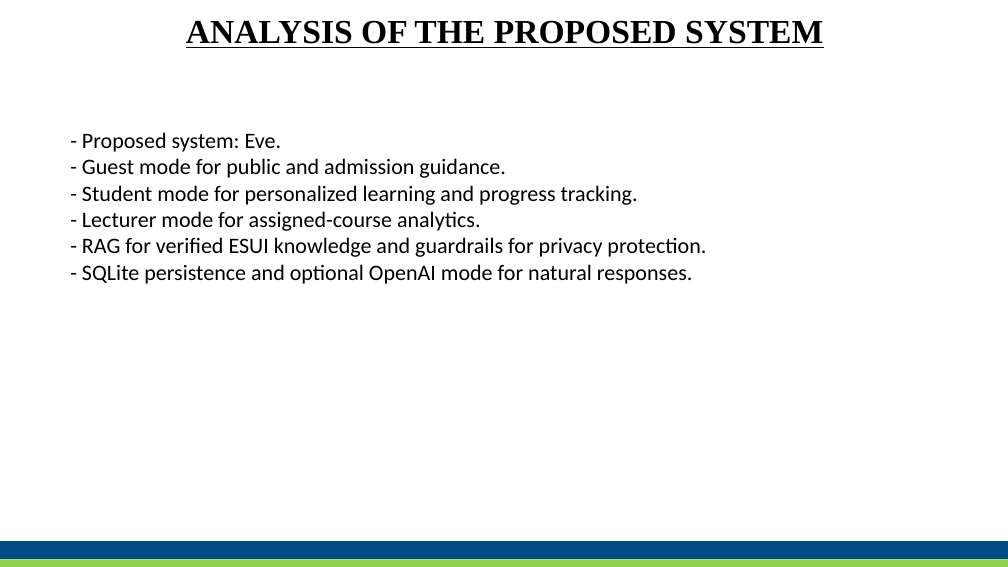
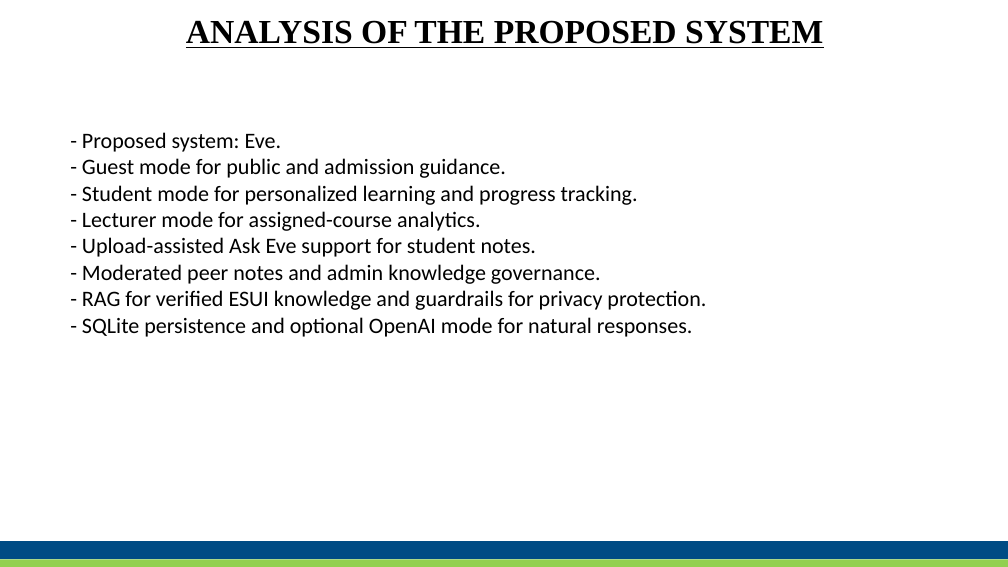
Before and after one commit to evieoshomahus-cloud/eve-esui-ai, a slide deck: slide 9 of project_docs/Eve_Defense_Presentation.pptx. Drawn at 1008x567 pixels with LibreOffice and Linux fonts; fonts in the diff are those of the drawing. Boxes give left, top, right and bottom in pixels: in the first picture for what was removed or moved away, otherwise in the second. Text is boxed around its words. In the diff, an @@ line names an element or a change of style, - is before the commit and + after.

```diff
--- a/project_docs/Eve_Defense_Presentation.pptx
+++ b/project_docs/Eve_Defense_Presentation.pptx
@@ text at bbox=[82, 237, 601, 284]: paragraphs added @@
+- Upload-assisted Ask Eve support for student notes.
+- Moderated peer notes and admin knowledge governance.
```
Also in this commit, not shown: 7 other slides changed, 8 other files.
